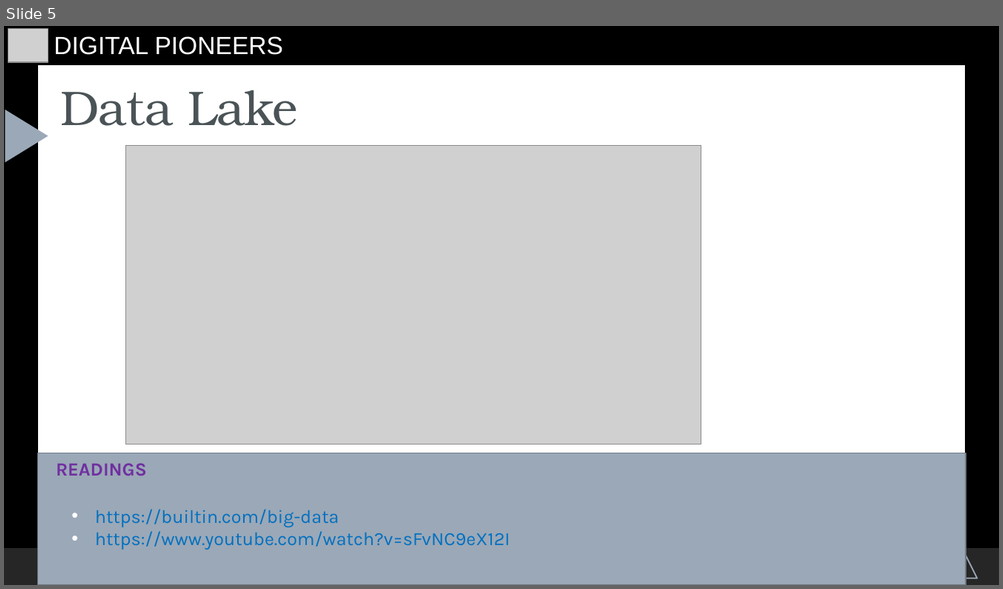
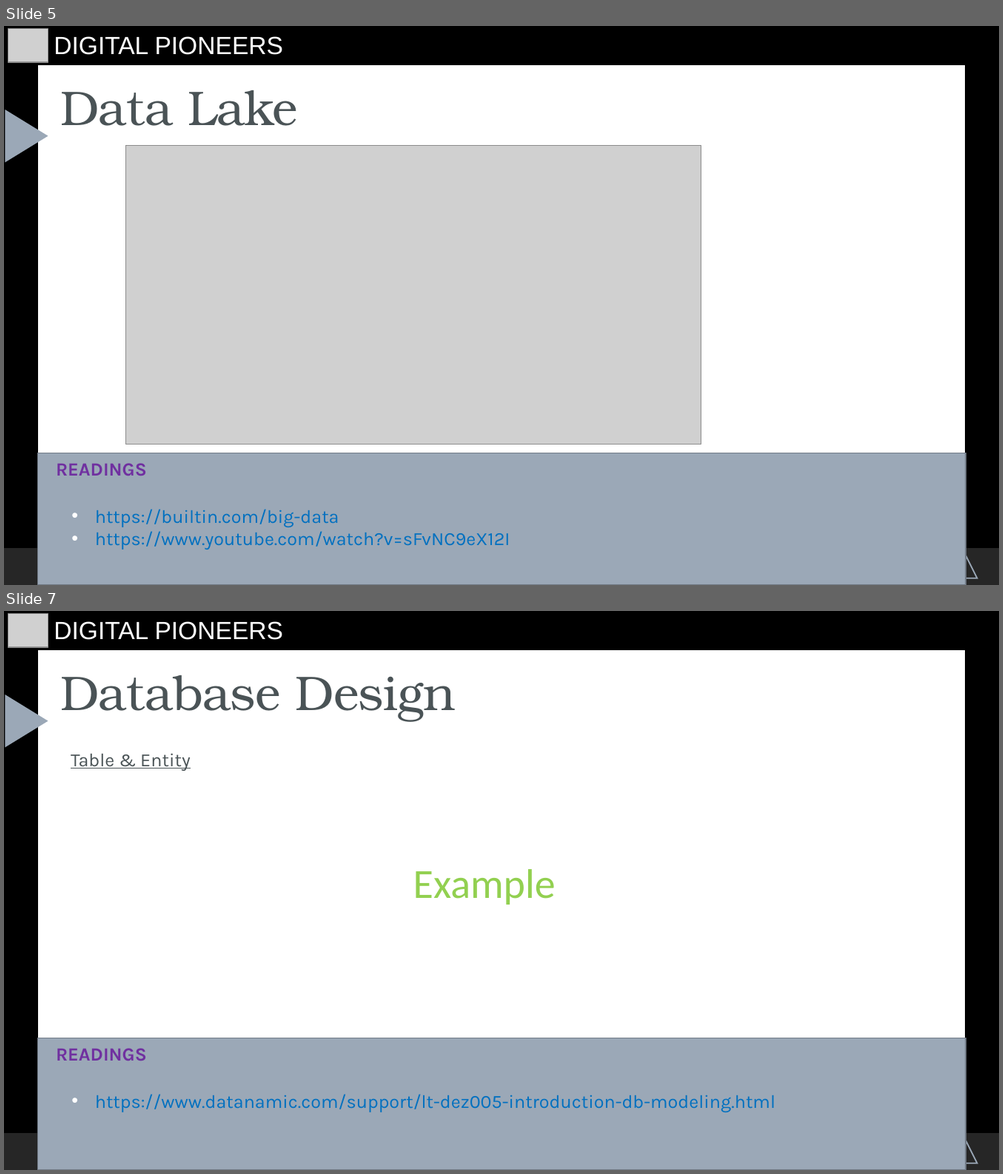
Before and after one commit to starswish2100/pythoninfinance, a slide deck: Intro/SLIDES/Data Modelling.odp. Shown one above the other, each under a label of ours: slide 5 before the commit, slides 5 and 7 after it; the slides between them are not shown. The pictures are 1003x589 and 1003x1174 pixels, drawn with LibreOffice and Linux fonts; fonts in the diff are those of the drawing; grey boxes stand for pictures. Boxes give left, top, right and bottom in pixels: in the first picture for what was removed or moved away, otherwise in the second. Text is boxed around its words. In the diff, an @@ line names an element or a change of style, - is before the commit and + after.

```diff
--- a/Intro/SLIDES/Data Modelling.odp
+++ b/Intro/SLIDES/Data Modelling.odp
@@ slide 7 added at bbox=[4, 611, 999, 1170], background #000000; not listed: 5 template elements that a slide beside it also shows @@
@@ picture added at bbox=[8, 614, 48, 647] @@
@@ text added at bbox=[54, 621, 284, 640], 24 pt, text #FFFFFF @@
+DIGITAL PIONEERS
@@ title added at bbox=[60, 675, 455, 722], 47 pt, text #4A5356 @@
+Database Design
@@ text added at bbox=[71, 753, 190, 771], 18 pt, text #4A5356, underline @@
+Table & Entity
@@ text added at bbox=[413, 869, 555, 905], 40 pt, text #92D050 @@
+Example
@@ freeform shape added at bbox=[37, 1039, 965, 1170], fill #9BA8B7, outline #717A86 1.25 pt @@
@@ text added at bbox=[56, 1048, 147, 1061], 18 pt, text #7030A0, bold @@
+READINGS
@@ text added at bbox=[95, 1094, 775, 1113], 18 pt, text #0070C0 @@
+• https://www.datanamic.com/support/lt-dez005-introduction-db-modeling.html
```
Also in this commit, not shown: 7 other slides added, 1 other file.
